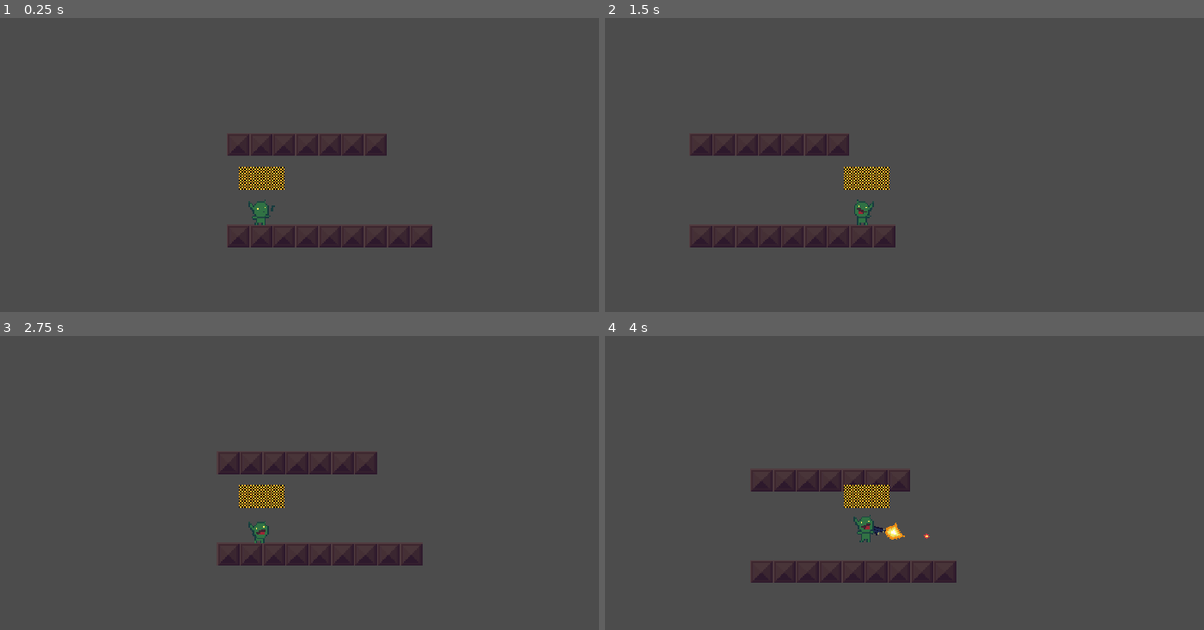
Above: before the commit, frames 1-4 (two rows, left to right).
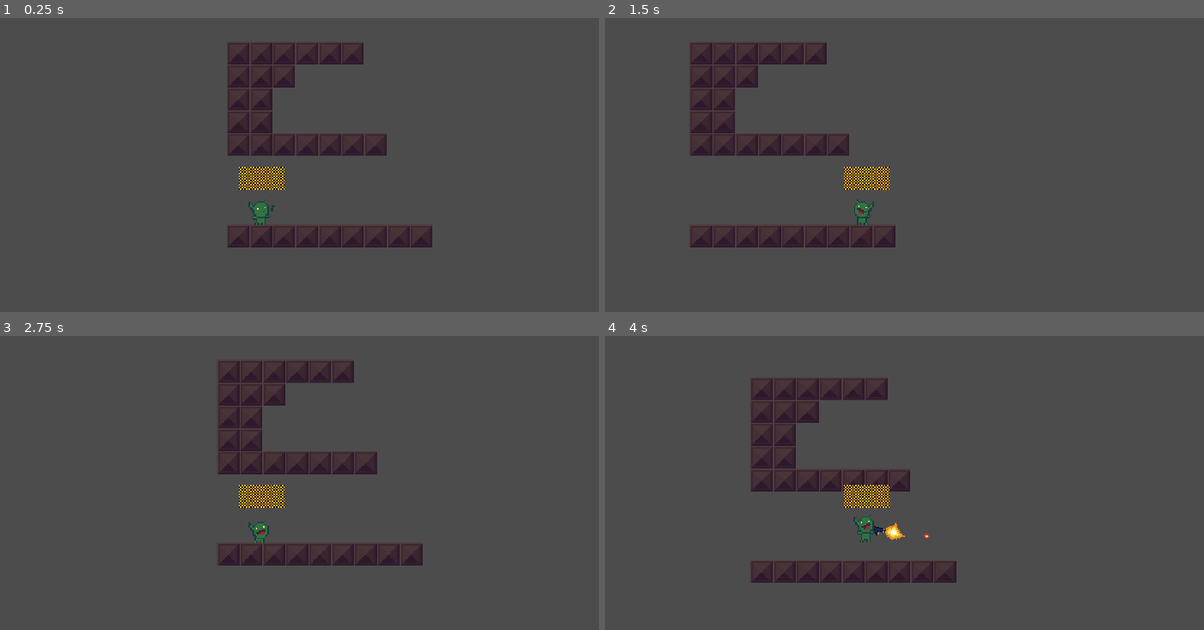
Above: after the commit, the same moments.

Repository: htimsekim/gobbo
Game: Godot game, scene res://src/Main/Game.tscn
Two runs of this game, one before a commit and one after it. Both use one fixed random seed, a clock stepped at 60 frames per second and the inputs below.
Inputs (mouse positions are in pixels of both pictures, inside the frame that each line leads up to):
- Up to frame 1 (0.25 s): no input
- Up to frame 2 (1.5 s): tap Enter at 0.5 s; move the mouse to (1012, 191) at 0.52 s; hold Right (move_right) 0.53-1.25 s; hold Ctrl (crouch) 0.53-1.25 s; click (1012, 191) at 0.67 s; tap Space (jump) at 0.77 s; drag from (724, 229) to (832, 288) at 1.27 s
- Up to frame 3 (2.75 s): tap Space (jump) at 2 s; move the mouse to (329, 444) at 2.02 s; press the mouse at (329, 444) at 2.03 s; hold A (move_left) from 2.03 s (still down)
- Up to frame 4 (4 s): release A (move_left) at 2.75 s; release the mouse at (934, 444) at 2.75 s; drag from (832, 606) to (658, 471) at 2.77 s; tap Enter at 3.5 s; move the mouse to (1072, 585) at 3.52 s; hold Right (move_right) from 3.53 s (still down); hold Right mouse button (shoot) from 3.53 s (still down); tap Space (jump) at 3.77 s

The runs differ from the first frame. In frame 1, 2.9% of the frame differs, in the area x 38-61%, y 8-40%; in frame 2, 3.0%, in the area x 14-38%, y 8-40%; in frame 3, 2.9%; in frame 4, 3.0%.

Commit message:
optional full screen second monitor
just lazy dev stuff

Diff:
--- a/project.godot
+++ b/project.godot
@@ -62,6 +62,7 @@
 
 window/size/width=1920
 window/size/height=1080
+window/size/resizable=false
 
 [editor_plugins]
 
--- a/src/Main/Game.gd
+++ b/src/Main/Game.gd
@@ -3,5 +3,11 @@
 const levelResource = "res://src/levels/gobtown.tscn"
 
 func _ready():
-	#OS.window_fullscreen = true
+	full_screen() #comment this code out to run the game in a window
 	Global.goto_scene(levelResource, "level/spawns/spawna")
+
+
+func full_screen():
+	OS.set_current_screen(0)
+	OS.window_fullscreen = true
+	OS.set_borderless_window(true)
--- a/src/Objects/link.gd
+++ b/src/Objects/link.gd
@@ -7,7 +7,6 @@
 	self.visible = false
 
 func _on_ChangeStage_body_entered(body):
-	print("IM IN")
 	if "plyrInst" in body.name:
 		Global.goto_scene(target_stage, target_spawn)
 		get_tree().call_group("projectile","queue_free")
--- a/src/levels/gobtown.tscn
+++ b/src/levels/gobtown.tscn
@@ -6,8 +6,11 @@
 
 [node name="level" parent="." instance=ExtResource( 1 )]
 
+[node name="fg_art" parent="level/tilemaps" index="0"]
+tile_data = PoolIntArray( -65552, 7, 0, -65551, 7, 2, -16, 7, 131072, -15, 7, 131074 )
+
 [node name="collision" parent="level/tilemaps" index="2"]
-tile_data = PoolIntArray( 65520, 7, 196608, 65521, 7, 196609, 6552 …(257 unchanged characters)…
+tile_data = PoolIntArray( -196624, 7, 0, -196623, 7, 1, -196622, 7, 5, -196621, 7, 196609, -196620, 7, 196609, -196619, 7, 196610, -131088, 7, 131072, -131087, 7, 131073, -131086, 7, 131074, 65520, 7, 196608, 65521, 7, 196609, 6552 …(257 unchanged characters)…
 
 [node name="spawna" parent="level/spawns" index="0"]
 position = Vector2( -233.397, 58.1681 )
@@ -16,7 +19,7 @@
 position = Vector2( -25.9675, -1.32038 )
 
 [node name="ChangeStage2" parent="level/links" index="1"]
-position = Vector2( -202.459, -16.7249 )
+position = Vector2( -247.754, -16.0438 )
 target_stage = "res://src/levels/demo.tscn"
 target_spawn = "level/spawns/spawnb"
 
